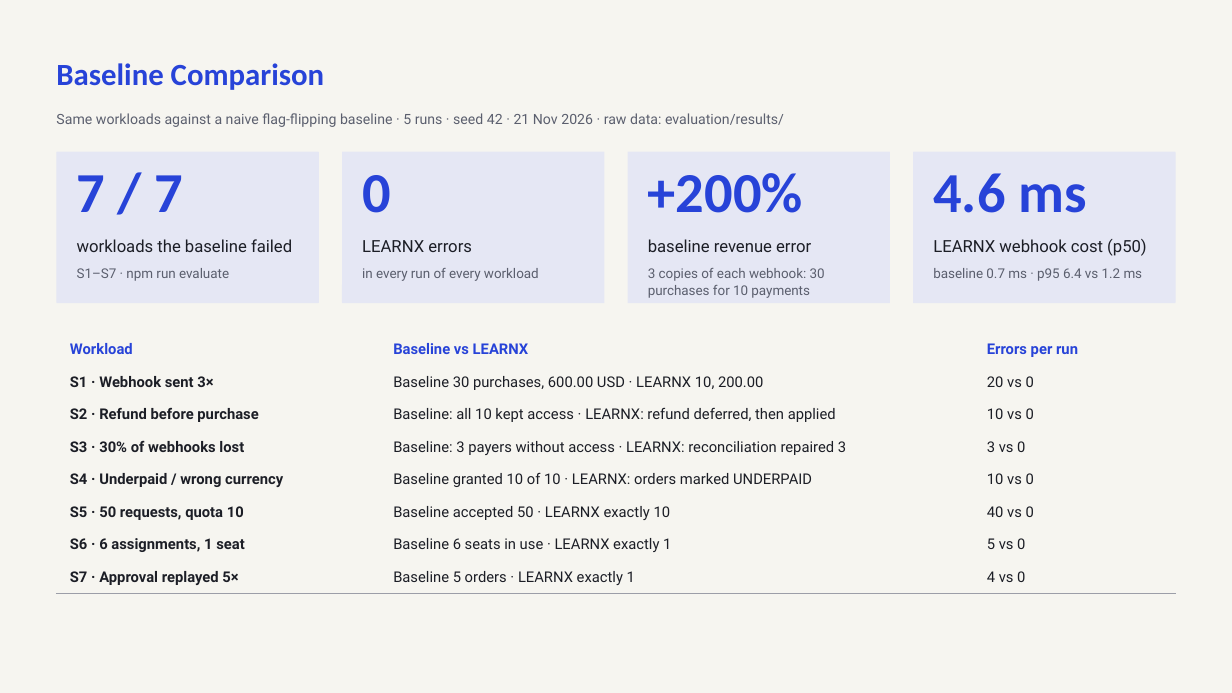
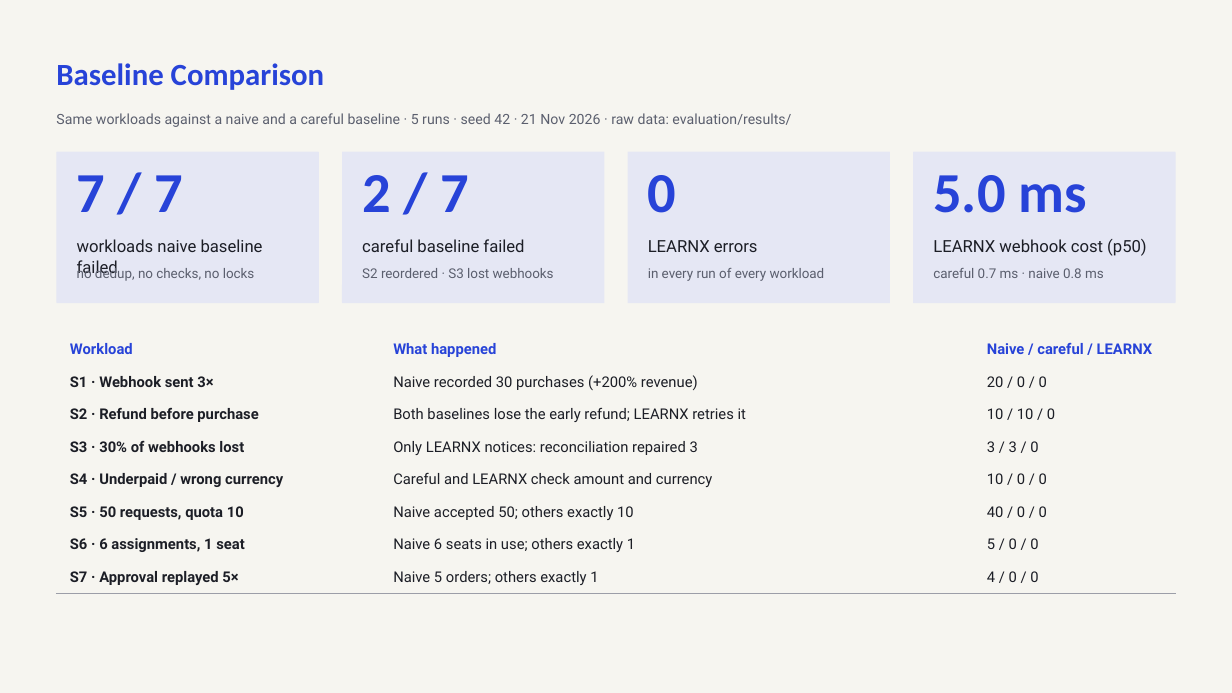
Before and after one commit to ANKITHDEEGOJU/proj-pic, a slide deck: slide 15 of docs/Final_Presentation.pptx. Drawn at 1232x693 pixels with LibreOffice and Linux fonts; fonts in the diff are those of the drawing. Boxes give left, top, right and bottom in pixels: in the first picture for what was removed or moved away, otherwise in the second. Text is boxed around its words. In the diff, an @@ line names an element or a change of style, - is before the commit and + after.

Commit message:
Evaluation: add a careful baseline next to the naive one; update report, ADR-032, slides

```diff
--- a/docs/Final_Presentation.pptx
+++ b/docs/Final_Presentation.pptx
@@ text at [56,113,791,127]: text changed @@
-Same workloads against a naive flag-flipping baseline · 5 runs · seed 42 · 21 Nov 2026 · raw data: evaluation/results/
+Same workloads against a naive and a careful baseline · 5 runs · seed 42 · 21 Nov 2026 · raw data: evaluation/results/
@@ text at [362,175,470,212]: text changed @@
-0
+2 / 7
@@ text at [648,175,677,213]: text changed @@
-+200%
+0
@@ text at [933,175,1086,213]: text changed @@
-4.6 ms
+5.0 ms
@@ text at [77,239,263,278]: text changed @@
-workloads the baseline failed
+workloads naive baseline failed
@@ text at [362,239,524,252]: text changed @@
-LEARNX errors
+careful baseline failed
@@ text at [77,266,255,281]: text changed @@
-S1–S7 · npm run evaluate
+no dedup, no checks, no locks
@@ text at [362,268,554,278]: text changed @@
-in every run of every workload
+S2 reordered · S3 lost webhooks
@@ text at [648,240,758,252]: text changed @@
-baseline revenue error
+LEARNX errors
@@ text at [648,268,825,281]: text changed @@
-3 copies of each webhook: 30 purchases for 10 payments
+in every run of every workload
@@ text at [933,268,1104,278]: text changed @@
-baseline 0.7 ms · p95 6.4 vs 1.2 ms
+careful 0.7 ms · naive 0.8 ms
@@ table at [56,334,1176,594] @@
-row 1, column 2: Baseline vs LEARNX
+row 1, column 2: What happened
-row 1, column 3: Errors per run
+row 1, column 3: Naive / careful / LEARNX
-row 2, column 2: Baseline 30 purchases, 600.00 USD · LEARNX 10, 200.00
+row 2, column 2: Naive recorded 30 purchases (+200% revenue)
-row 2, column 3: 20 vs 0
+row 2, column 3: 20 / 0 / 0
-row 3, column 2: Baseline: all 10 kept access · LEARNX: refund deferred, then applied
+row 3, column 2: Both baselines lose the early refund; LEARNX retries it
-row 3, column 3: 10 vs 0
+row 3, column 3: 10 / 10 / 0
-row 4, column 2: Baseline: 3 payers without access · LEARNX: reconciliation repaired 3
+row 4, column 2: Only LEARNX notices: reconciliation repaired 3
-row 4, column 3: 3 vs 0
+row 4, column 3: 3 / 3 / 0
-row 5, column 2: Baseline granted 10 of 10 · LEARNX: orders marked UNDERPAID
+row 5, column 2: Careful and LEARNX check amount and currency
-row 5, column 3: 10 vs 0
+row 5, column 3: 10 / 0 / 0
-row 6, column 2: Baseline accepted 50 · LEARNX exactly 10
+row 6, column 2: Naive accepted 50; others exactly 10
-row 6, column 3: 40 vs 0
+row 6, column 3: 40 / 0 / 0
-row 7, column 2: Baseline 6 seats in use · LEARNX exactly 1
+row 7, column 2: Naive 6 seats in use; others exactly 1
-row 7, column 3: 5 vs 0
+row 7, column 3: 5 / 0 / 0
-row 8, column 2: Baseline 5 orders · LEARNX exactly 1
+row 8, column 2: Naive 5 orders; others exactly 1
-row 8, column 3: 4 vs 0
+row 8, column 3: 4 / 0 / 0
```
Also in this commit, not shown: 2 other slides changed, 14 other files.
